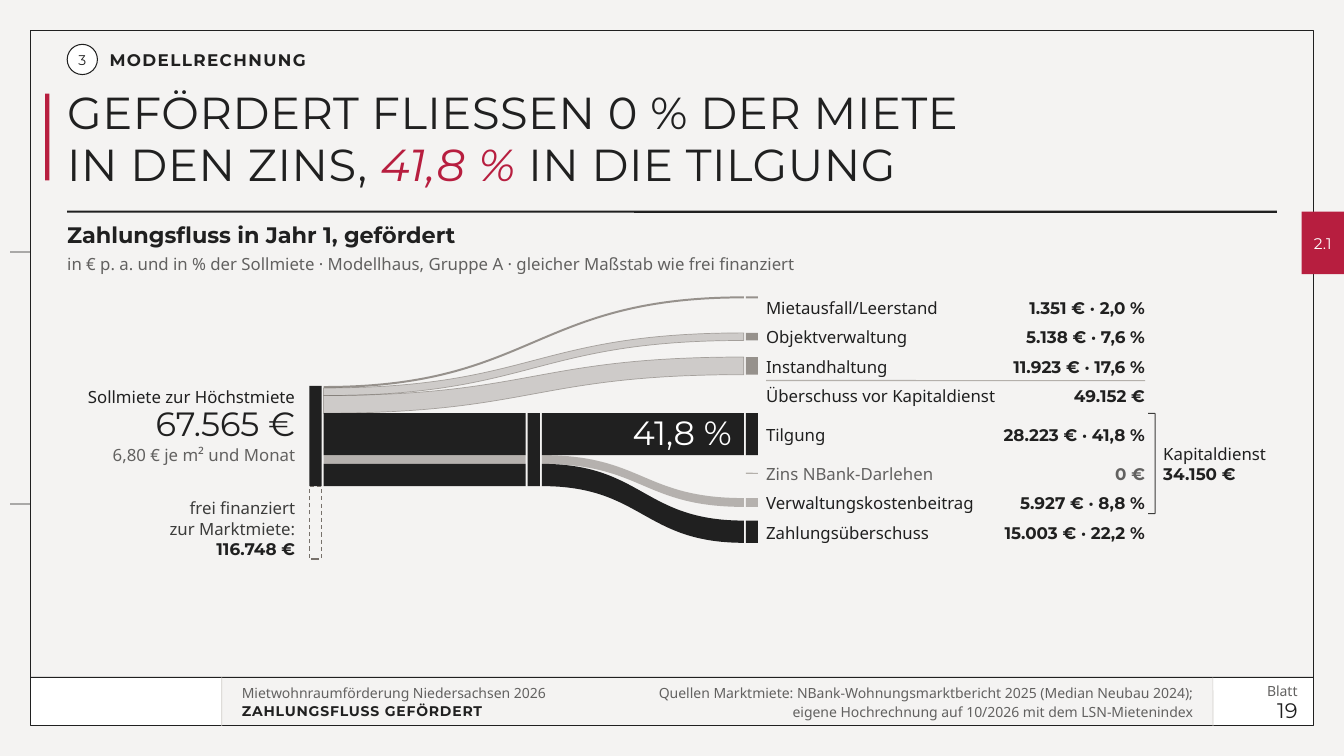
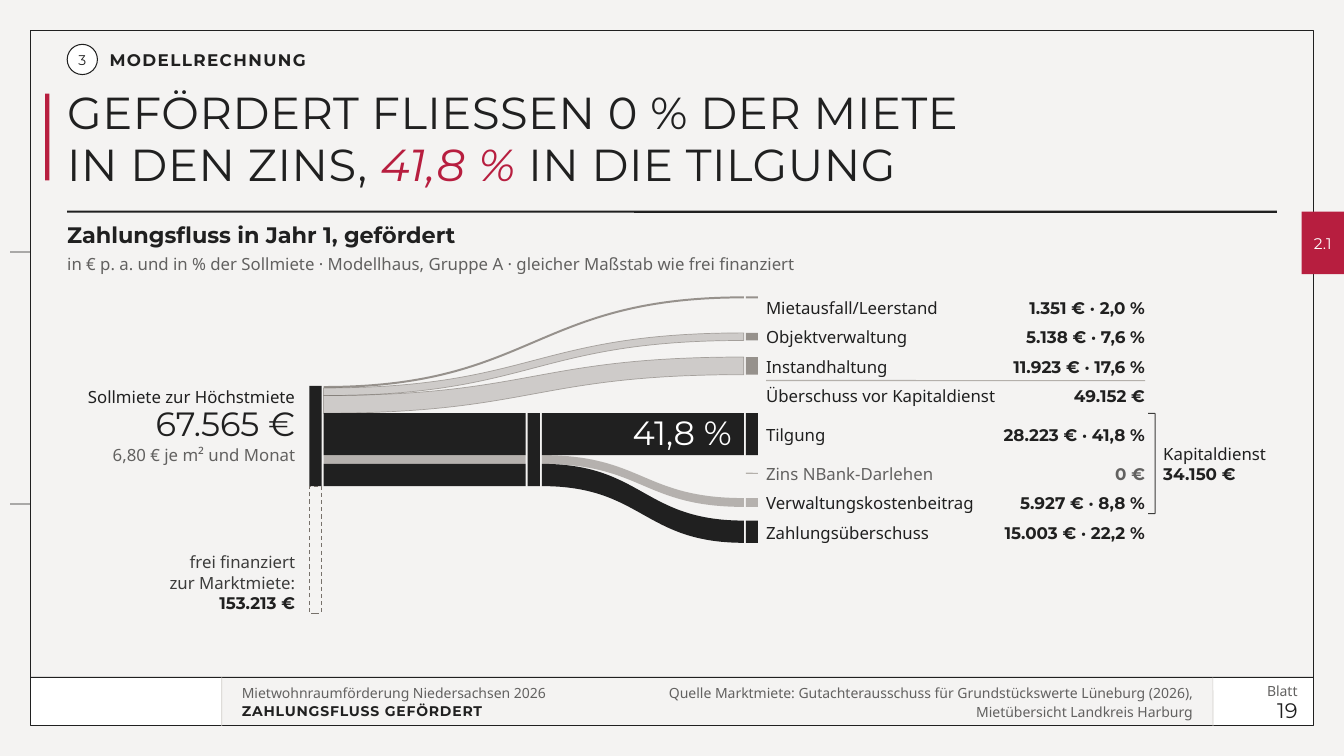
Before and after one commit to vgedaschko/NBank, a slide deck: slide 19 of praesentation/dist/PGN-Mietwohnraumfoerderung-Niedersachsen-2026-Vortrag.pptx. Drawn at 1344x756 pixels with LibreOffice and Linux fonts; fonts in the diff are those of the drawing; background and template pictures are left out. Boxes give left, top, right and bottom in pixels: in the first picture for what was removed or moved away, otherwise in the second. Text is boxed around its words. In the diff, an @@ line names an element or a change of style, - is before the commit and + after.

```diff
--- a/praesentation/dist/PGN-Mietwohnraumfoerderung-Niedersachsen-2026-Vortrag.pptx
+++ b/praesentation/dist/PGN-Mietwohnraumfoerderung-Niedersachsen-2026-Vortrag.pptx
@@ rectangle: place and size @@
-rectangle at [310,486,322,559]
+rectangle at [310,486,322,613]
@@ text "frei finanziert": place and size @@
-text "frei finanziert" at [190,501,295,514]
+text "frei finanziert" at [190,555,295,568]
@@ text "zur Marktmiete:": place and size @@
-text "zur Marktmiete:" at [170,522,295,535]
+text "zur Marktmiete:" at [170,576,295,589]
@@ text at [219,597,276,609]: text changed @@
-116.748 €
+153.213 €
@@ text at [669,687,1193,721]: text changed @@
-Quellen Marktmiete: NBank-Wohnungsmarktbericht 2025 (Median Neubau 2024);
-eigene Hochrechnung auf 10/2026 mit dem LSN-Mietenindex
+Quelle Marktmiete: Gutachterausschuss für Grundstückswerte Lüneburg (2026),
+Mietübersicht Landkreis Harburg
```
Also in this commit, not shown: 6 other slides changed, 17 other files.
